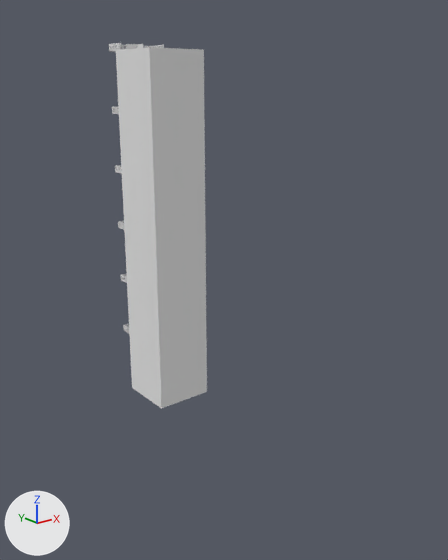
A saved change to the Blender file Assets/Models/blok.blend.
Both versions are drawn from a 50 mm camera at (-78.2, -128.8, 73.8) aimed at (1.1, -29.7, 34.1). Arrows for +X, +Y and +Z are at lower left; the lights stay in place.
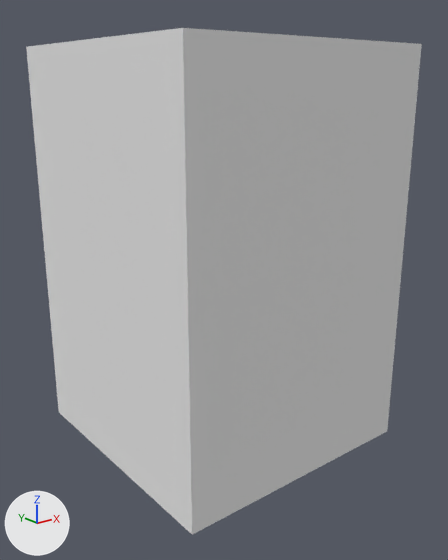
Where the newer file only moved an object's origin or applied its transform, the numbers keep the older frame.

Location of each change, (x1, y1, x2, y2) in pixels of the pictures (448 x 560 px):
'Cube', reshaped
    before: (109, 43, 207, 409)
    after: (26, 28, 422, 535)
part 1 of me_cube, added
    after: (26, 28, 422, 311)
part 2 of me_cube, added
    after: (44, 244, 403, 535)
part 3 of me_cube, deleted
    before: (125, 232, 207, 409)
part 4 of me_cube, deleted
    before: (116, 47, 206, 242)

What changed in the scene script:
```text
Change me_cube:
    where me_cube.from_pydata(...)  # 4314 vertices, 3084 faces, 38 loose edges; spans x -6.8..6.9, y -15.6..3.6, z -1.0..16.2
    used by ob_cube; location = (0.0, 0.0, 4.8); scale = (1.0, 1.0, 4.8)
    me_cube part 1: a new loose piece, a box spanning x -26.8..27.0, y -55.8..-1.9, z 7.5..15.9, in mat_material (white #e7e7e7)
    me_cube part 2: a new loose piece, a box spanning x -26.8..27.0, y -55.8..-1.9, z -1.0..7.5, in mat_material (white #e7e7e7)
    me_cube part 3: the loose piece of 8 vertices spanning x -6.8..6.9, y -15.6..-1.9, z -1.0..7.5 is deleted
    me_cube part 4: the loose piece of 8 vertices spanning x -6.8..6.9, y -15.6..-1.9, z 7.5..15.9 is deleted
```
